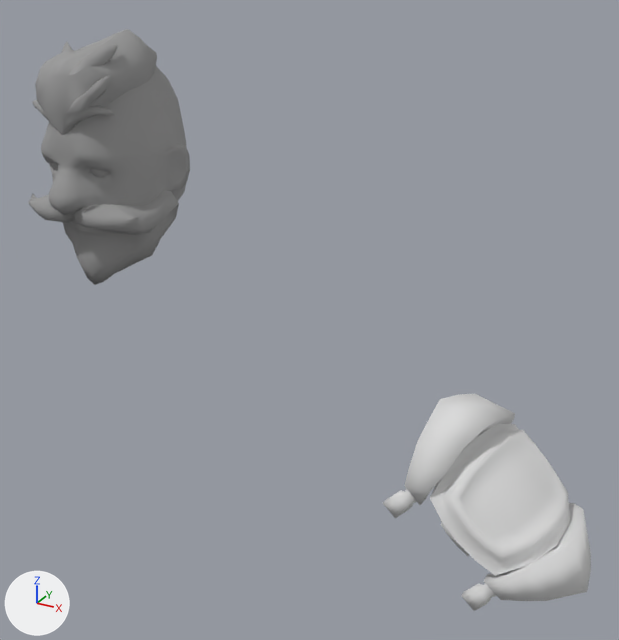
The FBX model Assets/Tokkun/Characters/Rug/Rug@ZipLineDetach.FBX, before and after one commit.
One viewpoint serves both versions: a 50 mm camera at (0.89, -1.216, 2.048) aimed at (0.319, -0.179, 1.529). Arrows for +X, +Y and +Z are at lower left; the lights stay in place. Where no turn or scale is listed for an object, it has been applied to the vertices.

In view in the first picture: 'Omnitool', 'RugHead'.
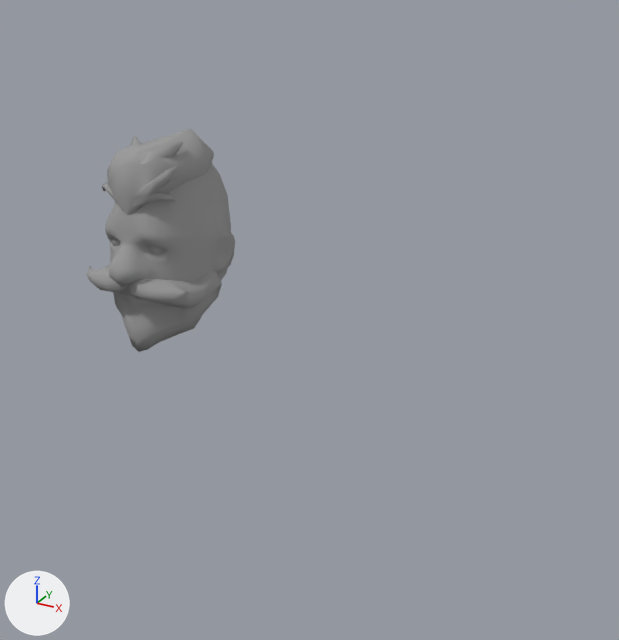
Changed parts and their boxes [x1, y1, x2, y2] in the pictures (619 x 640 px):
```json
{"object": "RugHead", "change": "moved, turned", "before": [28, 29, 190, 285], "after": [86, 129, 235, 352]}
{"object": "Omnitool", "change": "deleted", "before": [383, 394, 591, 611]}
```

Edits to the scene script, one JSON object a line:
```json
{"op": "remove", "block": "ob_omnitool", "code": ["ob_omnitool = bpy.data.objects.new('Omnitool', me_mesh)", "ob_omnitool.location = (0.015, 0.154, 0.182)"]}
{"op": "set", "path": "ob_rughead.location", "old": "(0.015, 0.154, 0.182)", "new": "(0.018, 0.034, -0.016)"}
{"op": "set", "path": "ob_rughead.rotation_euler", "old": "(1.345, -0.00239, -3.141)", "new": "(1.487, -0.00294, 3.141)", "note": "degrees (77, -0.1, -180) -> degrees (85, -0.2, 180)"}
```
